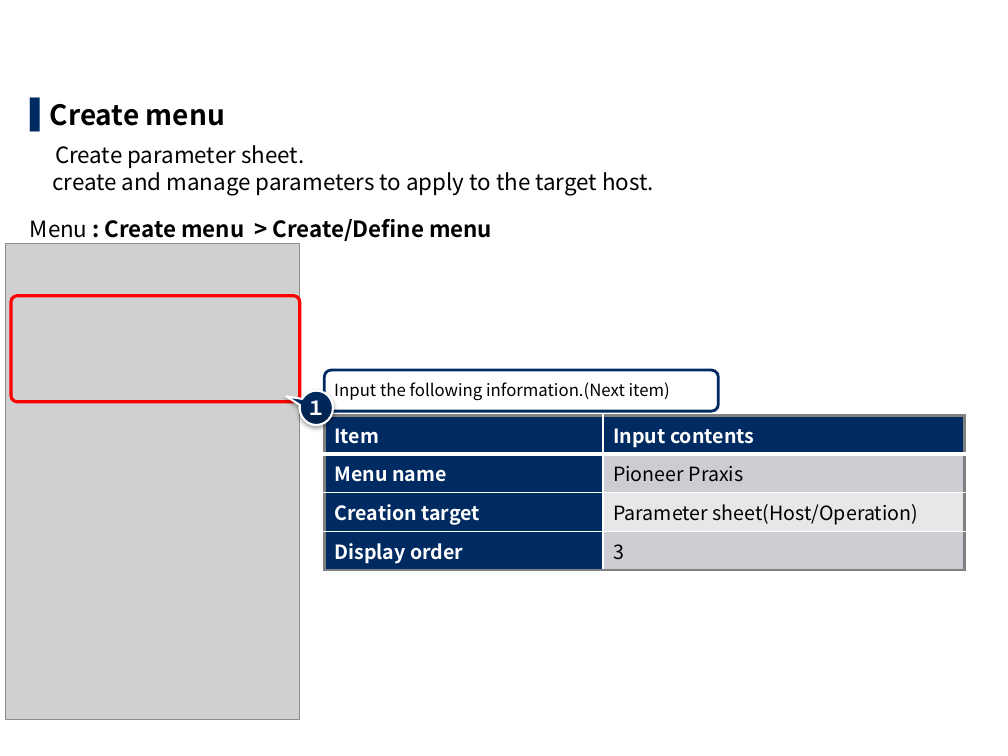
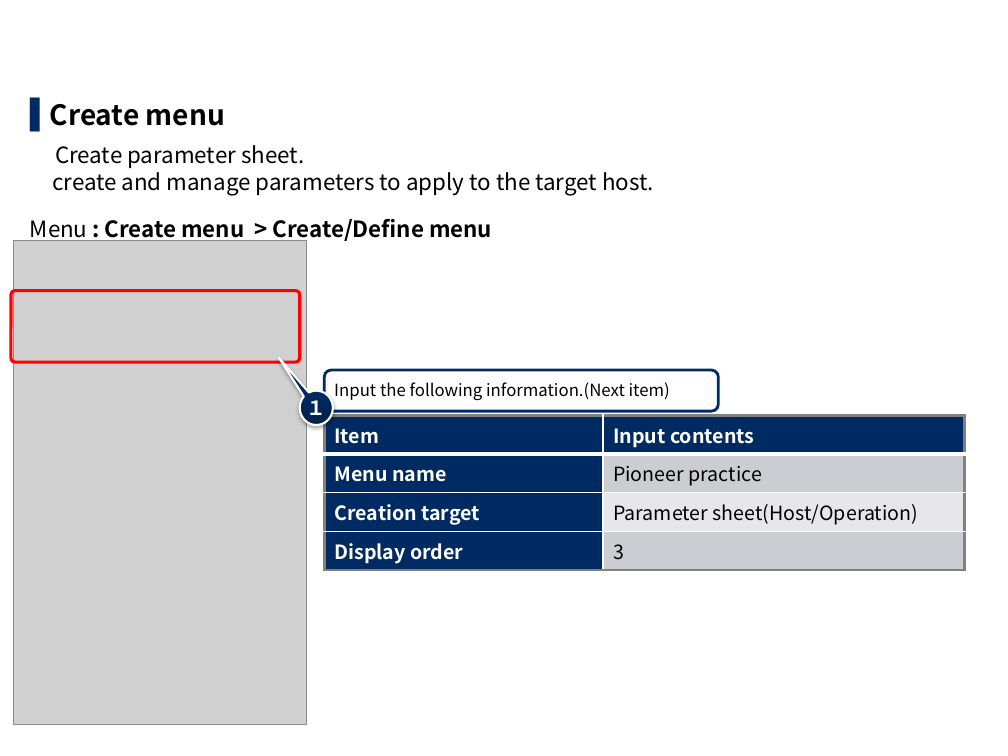
Before and after one commit to exastro-suite/it-automation-docs, a slide deck: slide 56 of asset/Learn/ITA-Ansible-Driver_en_practice.pptx. Drawn at 1008x756 pixels with LibreOffice and Linux fonts; fonts in the diff are those of the drawing; grey boxes stand for pictures; background and template pictures are left out. Boxes give left, top, right and bottom in pixels: in the first picture for what was removed or moved away, otherwise in the second. Text is boxed around its words. In the diff, an @@ line names an element or a change of style, - is before the commit and + after.

```diff
--- a/asset/Learn/ITA-Ansible-Driver_en_practice.pptx
+++ b/asset/Learn/ITA-Ansible-Driver_en_practice.pptx
@@ picture: place and size @@
-picture at (6, 244, 300, 720)
+picture at (13, 241, 305, 725)
@@ rounded rectangle: place and size @@
-rounded rectangle at (11, 295, 299, 401)
+rounded rectangle at (11, 290, 299, 362)
@@ speech bubble "１" at (299, 391, 333, 425): proportions changed @@
@@ table at (325, 415, 965, 568) @@
-row 2, column 2: Pioneer Praxis
+row 2, column 2: Pioneer practice
```
Also in this commit, not shown: 29 other slides changed, 1 other file.
